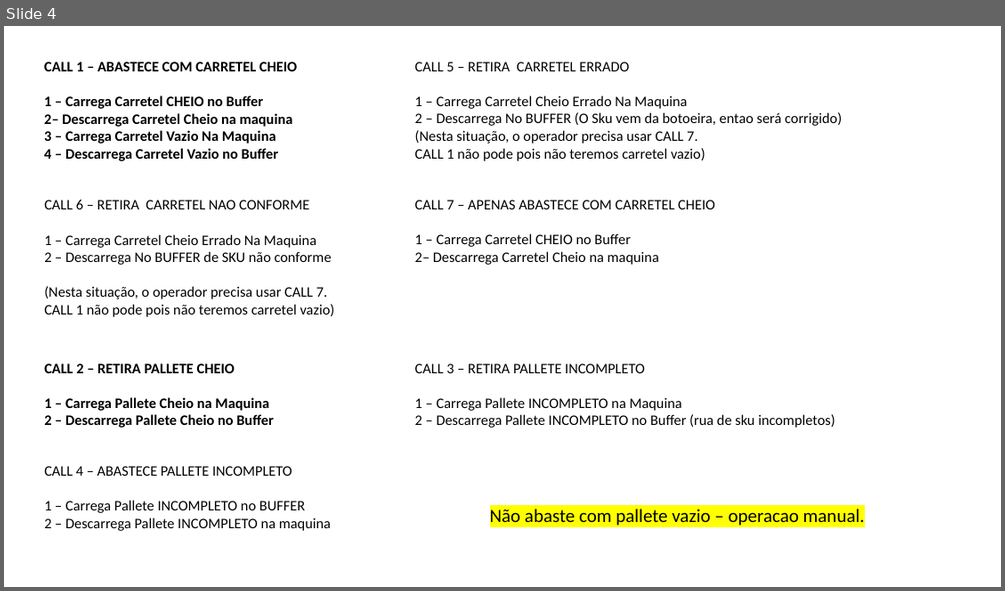
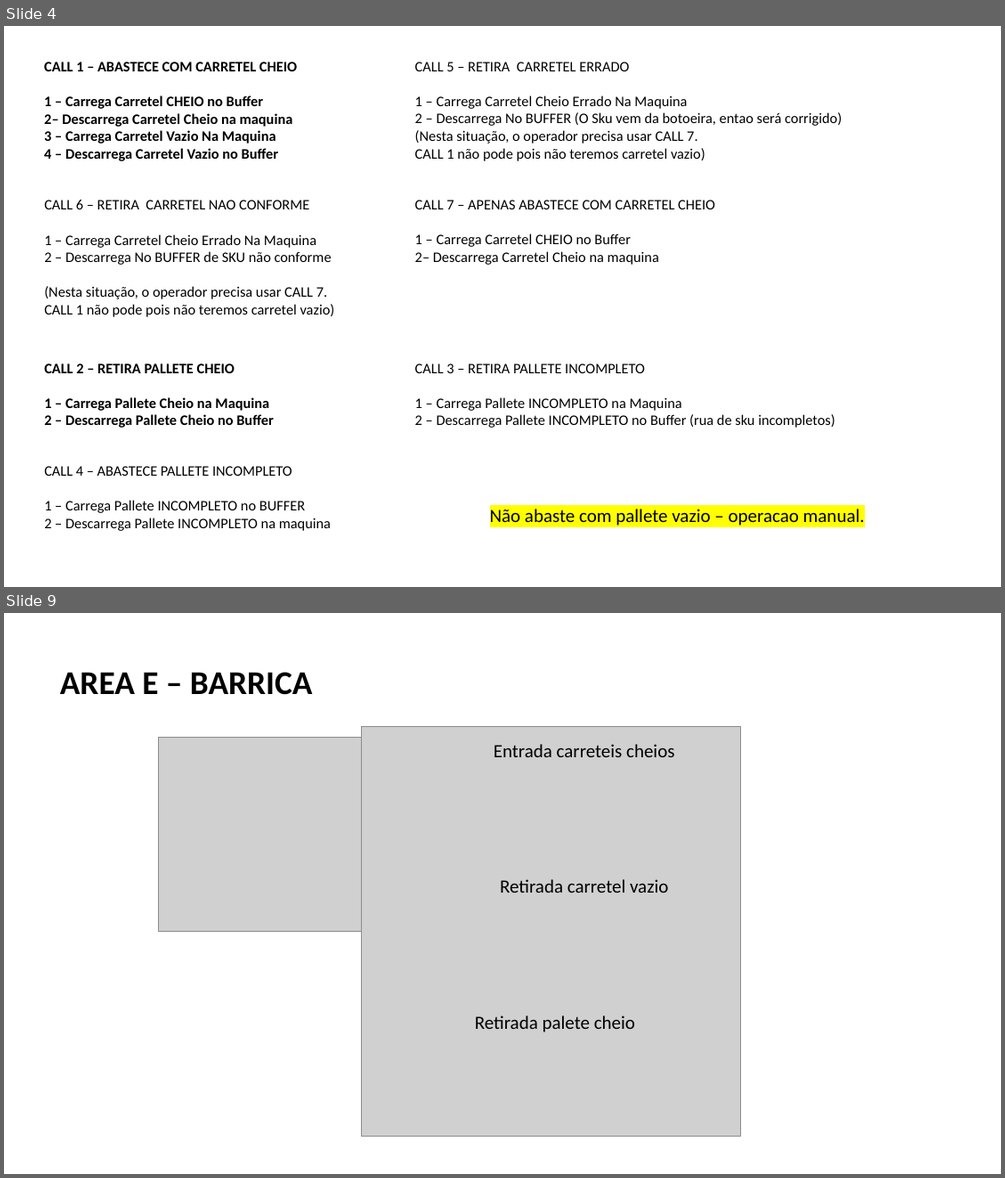
Before and after one commit to fdmartins/tunkers-warehouse-manager, a slide deck: docs/PROCESSO DETALHADO FABIO.pptx. Shown one above the other, each under a label of ours: slide 4 before the commit, slides 4 and 9 after it; the slides between them are not shown. The pictures are 1005x591 and 1005x1178 pixels, drawn with LibreOffice and Linux fonts; fonts in the diff are those of the drawing; grey boxes stand for pictures. Boxes give left, top, right and bottom in pixels: in the first picture for what was removed or moved away, otherwise in the second. Text is boxed around its words. In the diff, an @@ line names an element or a change of style, - is before the commit and + after.

Commit message:
implementado - mas falta testar: - REENROLADOR - SPIDER - BARRICA - CAPA CAPA

```diff
--- a/docs/PROCESSO DETALHADO FABIO.pptx
+++ b/docs/PROCESSO DETALHADO FABIO.pptx
@@ slide 9 added at (4,613,1001,1174), background #FFFFFF @@
@@ text added at (60,672,313,695), 32 pt, text #000000, bold @@
+AREA E – BARRICA
@@ picture added at (158,737,362,932) @@
@@ picture added at (362,726,741,1136) @@
@@ text added at (494,744,674,757), 18 pt, text #000000 @@
+Entrada carreteis cheios
@@ text added at (500,879,668,892), 18 pt, text #000000 @@
+Retirada carretel vazio
@@ text added at (475,1015,635,1032), 18 pt, text #000000 @@
+Retirada palete cheio
```
Also in this commit, not shown: 14 other slides added, 58 other files.
